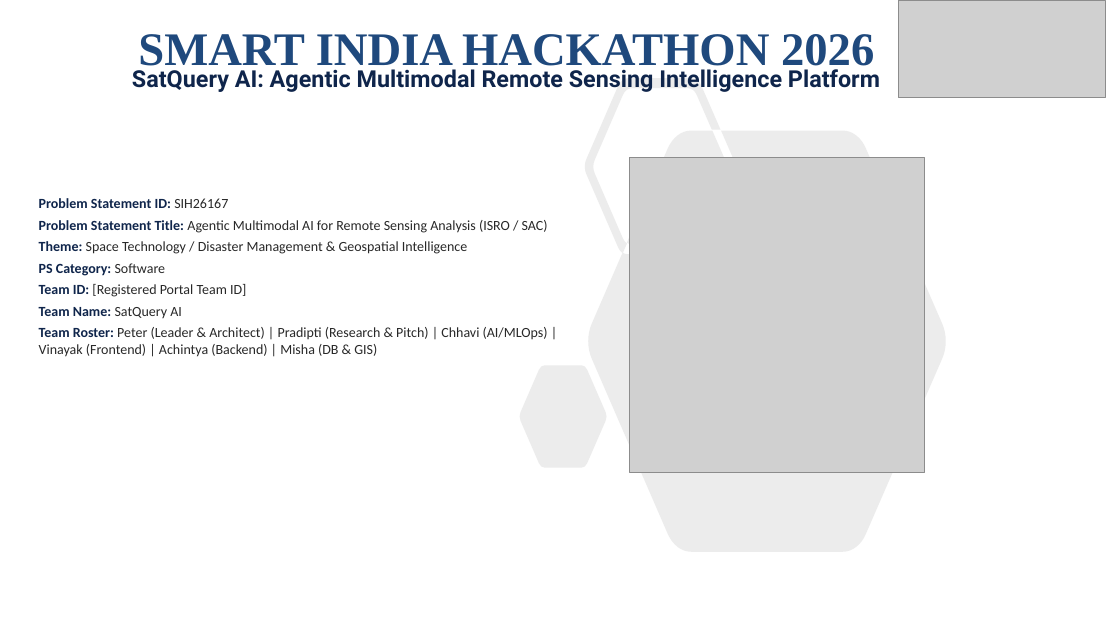
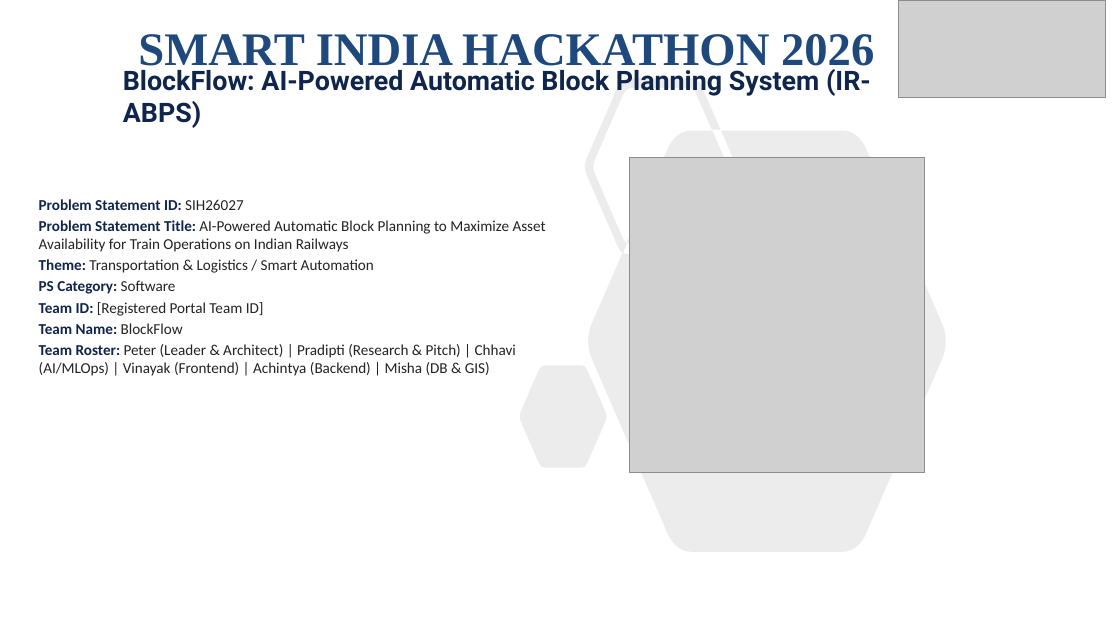
Before and after one commit to Shourya3113/SatQuery-AI-SIH-26, a slide deck: slide 1 of SIH2026-027 PS.pptx. Drawn at 1120x630 pixels with LibreOffice and Linux fonts; fonts in the diff are those of the drawing; grey boxes stand for pictures. Boxes give left, top, right and bottom in pixels: in the first picture for what was removed or moved away, otherwise in the second. Text is boxed around its words. In the diff, an @@ line names an element or a change of style, - is before the commit and + after.

Commit message:
feat(ppt): integrate 3D Cesium digital twin across slides and diagrams with enlarged legible fonts

```diff
--- a/SIH2026-027 PS.pptx
+++ b/SIH2026-027 PS.pptx
@@ subtitle at box(123, 69, 871, 128): text changed; size 20 to 23 pt @@
-SatQuery AI: Agentic Multimodal Remote Sensing Intelligence Platform
+BlockFlow: AI-Powered Automatic Block Planning System (IR-ABPS)
@@ text at box(39, 199, 546, 273): text changed; size 12 to 13 pt; text colour #282828 to #232323 @@
-Problem Statement ID: SIH26167
-Problem Statement Title: Agentic Multimodal AI for Remote Sensing Analysis (ISRO / SAC)
-Theme: Space Technology / Disaster Management & Geospatial Intelligence
+Problem Statement ID: SIH26027
+Problem Statement Title: AI-Powered Automatic Block Planning to Maximize Asset Availability for Train Operations on Indian Railways
+Theme: Transportation & Logistics / Smart Automation
@@ text at box(39, 280, 516, 376): size 12 to 13 pt in "PS Category: Software", "Team ID: [Registered Portal Team ID]", "Team Roster: Peter (Leader & Architect) | ..."; text colour #282828 to #232323 in "Software", "[Registered Portal Team ID]", "Peter (Leader & Architect) | Pradipti (Research ..."; less space between paragraphs @@
@@ text at box(39, 323, 183, 334): text changed; size 12 to 13 pt; text colour #282828 to #0F254B; bold on @@
-Team Name: SatQuery AI
+Team Name: BlockFlow
```
Also in this commit, not shown: 5 other slides changed, 10 other files.
